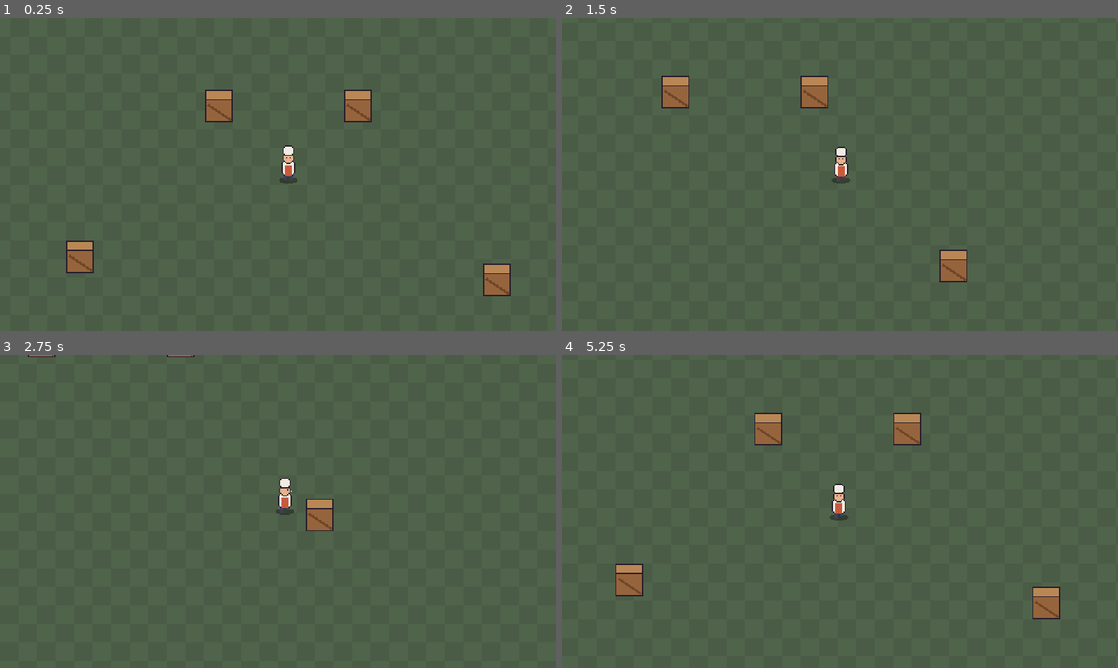
Above: before the commit, frames 1-4 (two rows, left to right).
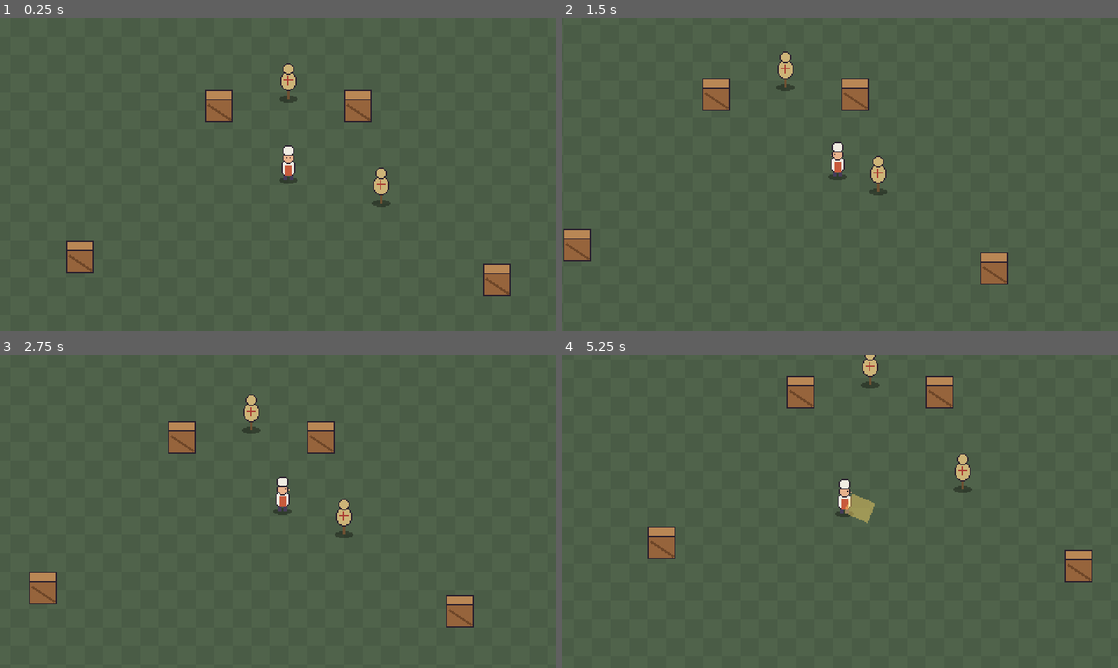
Above: after the commit, the same moments.

Repository: xNeku/cookerlegacy
Game: Godot game, scene res://game/main/main.tscn
Two runs of this game, one before a commit and one after it. Both use one fixed random seed, a clock stepped at 60 frames per second and the inputs below.
Inputs (mouse positions are in pixels of both pictures, inside the frame that each line leads up to):
- Up to frame 1 (0.25 s): no input
- Up to frame 2 (1.5 s): tap Enter at 0.5 s; move the mouse to (962, 158) at 0.52 s; hold D (move_right) 0.53-1.28 s; tap J (attack_light) at 0.6 s; click (962, 158) at 0.67 s; tap Space (jump) at 0.77 s; move the mouse to (728, 190) at 1.27 s; hold S (move_down) from 1.28 s (still down); tap K (attack_heavy) at 1.35 s; click (728, 190) at 1.42 s
- Up to frame 3 (2.75 s): tap Space (jump) at 1.52 s; tap J (attack_light) at 1.55, 2.1 s; move the mouse to (333, 442) at 2.02 s; release S (move_down) at 2.03 s; hold D (move_right) from 2.03 s (still down); click (333, 442) at 2.17 s
- Up to frame 4 (5.25 s): move the mouse to (812, 574) at 2.77 s; release D (move_right) at 2.78 s; hold W (move_up) 2.78-3.53 s; tap L (dash) at 2.85 s; click (812, 574) at 2.92 s; tap Space (jump) at 3.02, 3.77, 4.52 s; tap J (attack_light) at 3.05, 3.6, 4.55, 5.1 s; move the mouse to (1006, 558) at 3.52 s; hold A (move_left) 3.53-5.03 s; click (1006, 558) at 3.67 s; move the mouse to (673, 464) at 4.27 s; tap K (attack_heavy) at 4.35 s; click (673, 464) at 4.42 s; move the mouse to (867, 511) at 5.02 s; hold S (move_down) from 5.03 s (still down); click (867, 511) at 5.17 s

The runs differ from the first frame. In frame 1, 0.5% of the frame differs, in the area x 50-71%, y 14-61%; in frame 2, 4.5%; in frame 3, 3.4%; in frame 4, 5.3%, in the area x 9-96%, y 0-85%.

Commit message:
B-007: combo □ de 4 golpes con hitbox/hurtbox/health, InputMode (mando vs ratón), muñeco de entrenamiento
Co-Authored-By: Claude Opus 5.5 <noreply@anthropic.com>
Claude-Session: https://claude.ai/code/session_019opLeEuLpxTACDT7pgCg4z

Diff:
--- /dev/null
+++ b/game/autoload/input_mode.gd
@@ -0,0 +1,33 @@
+extends Node
+## Autoload "InputMode": sabe si el jugador está usando mando o teclado+ratón,
+## mirando el último input que llega. Cambia solo, en caliente.
+
+signal mode_changed(mode: Mode)
+
+enum Mode { KEYBOARD_MOUSE, GAMEPAD }
+
+## Cuánto hay que mover un stick para que cuente como "usar el mando" (evita drift).
+@export_range(0.0, 1.0) var stick_threshold: float = 0.4
+## Píxeles que hay que mover el ratón para que cuente como "usar el ratón".
+@export var mouse_threshold: float = 3.0
+
+var mode: Mode = Mode.KEYBOARD_MOUSE
+
+
+func is_gamepad() -> bool:
+	return mode == Mode.GAMEPAD
+
+
+func _input(event: InputEvent) -> void:
+	var detected := mode
+	if event is InputEventJoypadButton:
+		detected = Mode.GAMEPAD
+	elif event is InputEventJoypadMotion and absf(event.axis_value) > stick_threshold:
+		detected = Mode.GAMEPAD
+	elif event is InputEventKey or event is InputEventMouseButton:
+		detected = Mode.KEYBOARD_MOUSE
+	elif event is InputEventMouseMotion and event.relative.length() > mouse_threshold:
+		detected = Mode.KEYBOARD_MOUSE
+	if detected != mode:
+		mode = detected
+		mode_changed.emit(mode)
--- /dev/null
+++ b/game/autoload/input_mode.tscn
@@ -0,0 +1,6 @@
+[gd_scene format=3]
+
+[ext_resource type="Script" path="res://game/autoload/input_mode.gd" id="1_im"]
+
+[node name="InputMode" type="Node"]
+script = ExtResource("1_im")
--- /dev/null
+++ b/game/combat/attack_data.gd
@@ -0,0 +1,33 @@
+class_name AttackData
+extends Resource
+## Un golpe. Todos los tiempos en segundos desde que empieza el golpe.
+
+## Animación a reproducir (se le añade _down/_up/_side). Si no existe, usa idle.
+@export var animation: StringName = &"attack_1"
+
+@export_group("Tiempos")
+## Duración total del golpe.
+@export var duration: float = 0.32
+## Cuándo empieza a hacer daño.
+@export var hit_start: float = 0.06
+## Cuándo deja de hacer daño.
+@export var hit_end: float = 0.14
+## Desde cuándo sale el siguiente golpe si ya pulsaste (se puede pulsar antes: se guarda).
+@export var chain_from: float = 0.18
+
+@export_group("Daño")
+@export var damage: float = 10.0
+## Fuerza del empujón al enemigo (px/s).
+@export var knockback: float = 80.0
+
+@export_group("Área")
+## Tamaño del área de golpe (largo hacia delante, ancho).
+@export var hitbox_size: Vector2 = Vector2(22, 18)
+## Distancia del centro del área al cuerpo.
+@export var hitbox_distance: float = 14.0
+
+@export_group("Paso adelante")
+## Velocidad del pasito al pegar (0 = sin paso).
+@export var lunge_speed: float = 120.0
+## Cuánto dura el pasito antes de frenar.
+@export var lunge_time: float = 0.08
--- /dev/null
+++ b/game/combat/combo_data.gd
@@ -0,0 +1,8 @@
+class_name ComboData
+extends Resource
+## Una cadena de golpes (p. ej. el combo □). Cada golpe es un AttackData.
+
+@export var attacks: Array[AttackData] = []
+## Si acabas un golpe sin encadenar, tiempo que tienes para seguir el combo
+## en vez de volver al primer golpe.
+@export var reset_time: float = 0.35
--- /dev/null
+++ b/game/combat/health.gd
@@ -0,0 +1,28 @@
+class_name Health
+extends Node
+## Vida de cualquier cosa que pueda recibir daño.
+
+signal damaged(amount: float, current: float)
+signal died
+
+@export var max_health: float = 100.0
+## Si está activo, recibe daño pero nunca muere (muñecos de prueba).
+@export var immortal: bool = false
+
+var current: float
+
+
+func _ready() -> void:
+	current = max_health
+
+
+func take_damage(amount: float) -> void:
+	if current <= 0.0:
+		return
+	current = maxf(current - amount, 0.0)
+	damaged.emit(amount, current)
+	if current <= 0.0:
+		if immortal:
+			current = max_health
+		else:
+			died.emit()
--- /dev/null
+++ b/game/combat/hitbox.gd
@@ -0,0 +1,45 @@
+class_name Hitbox
+extends Area2D
+## Área que hace daño. La activa quien ataca durante la ventana de golpe.
+## Quien recibe es la Hurtbox (ella detecta a la Hitbox).
+
+## Emitida cuando este golpe impacta en una Hurtbox (para hitstop, sonido...).
+signal hit_landed(hurtbox: Area2D)
+
+## Pinta el área mientras está activa. Útil mientras no hay animación de ataque.
+@export var show_debug_shape: bool = true
+
+var damage: float = 0.0
+var knockback: float = 0.0
+## Dirección del golpe (para el empujón).
+var direction: Vector2 = Vector2.RIGHT
+
+@onready var _shape: CollisionShape2D = %Shape
+@onready var _debug_shape: ColorRect = %DebugShape
+
+
+func _ready() -> void:
+	# Cada instancia necesita su propia forma, porque cambiamos su tamaño por golpe.
+	_shape.shape = _shape.shape.duplicate()
+	set_active(false)
+
+
+## Prepara el área para un golpe en `dir`.
+func configure(size: Vector2, distance: float, dir: Vector2, hit_damage: float, hit_knockback: float) -> void:
+	direction = dir
+	damage = hit_damage
+	knockback = hit_knockback
+	rotation = dir.angle()
+	(_shape.shape as RectangleShape2D).size = size
+	_shape.position = Vector2(distance, 0.0)
+	_debug_shape.size = size
+	_debug_shape.position = _shape.position - size / 2.0
+
+
+func set_active(active: bool) -> void:
+	_shape.set_deferred("disabled", not active)
+	_debug_shape.visible = active and show_debug_shape
+
+
+func is_active() -> bool:
+	return not _shape.disabled
--- /dev/null
+++ b/game/combat/hitbox.tscn
@@ -0,0 +1,25 @@
+[gd_scene format=3]
+
+[ext_resource type="Script" path="res://game/combat/hitbox.gd" id="1_hb"]
+
+[sub_resource type="RectangleShape2D" id="RectangleShape2D_hit"]
+size = Vector2(22, 18)
+
+[node name="Hitbox" type="Area2D"]
+collision_layer = 0
+collision_mask = 0
+monitoring = false
+script = ExtResource("1_hb")
+
+[node name="Shape" type="CollisionShape2D" parent="."]
+unique_name_in_owner = true
+shape = SubResource("RectangleShape2D_hit")
+disabled = true
+
+[node name="DebugShape" type="ColorRect" parent="."]
+unique_name_in_owner = true
+visible = false
+offset_right = 22.0
+offset_bottom = 18.0
+mouse_filter = 2
+color = Color(1, 0.85, 0.4, 0.45)
--- /dev/null
+++ b/game/combat/hurtbox.gd
@@ -0,0 +1,24 @@
+class_name Hurtbox
+extends Area2D
+## Área que recibe golpes. Al entrar una Hitbox activa, aplica daño a `health`
+## y avisa con `hit_received` (para empujón, flash, etc.).
+## La forma se añade como hijo CollisionShape2D en la escena de cada dueño.
+
+signal hit_received(hitbox: Hitbox)
+
+## Vida a la que se resta el daño. Puede quedar vacía si solo interesa la señal.
+@export var health: Health
+
+
+func _ready() -> void:
+	area_entered.connect(_on_area_entered)
+
+
+func _on_area_entered(area: Area2D) -> void:
+	var hitbox := area as Hitbox
+	if hitbox == null:
+		return
+	if health:
+		health.take_damage(hitbox.damage)
+	hit_received.emit(hitbox)
+	hitbox.hit_landed.emit(self)
--- /dev/null
+++ b/game/combat/hurtbox.tscn
@@ -0,0 +1,9 @@
+[gd_scene format=3]
+
+[ext_resource type="Script" path="res://game/combat/hurtbox.gd" id="1_hu"]
+
+[node name="Hurtbox" type="Area2D"]
+collision_layer = 0
+collision_mask = 0
+monitorable = false
+script = ExtResource("1_hu")
--- a/game/levels/arena/arena.tscn
+++ b/game/levels/arena/arena.tscn
@@ -4,6 +4,7 @@
 [ext_resource type="PackedScene" path="res://game/player/player.tscn" id="2_player"]
 [ext_resource type="PackedScene" path="res://game/levels/props/crate.tscn" id="3_crate"]
 [ext_resource type="PackedScene" path="res://game/camera/game_camera.tscn" id="4_cam"]
+[ext_resource type="PackedScene" path="res://game/levels/props/training_dummy.tscn" id="5_dummy"]
 
 [sub_resource type="RectangleShape2D" id="RectangleShape2D_h"]
 size = Vector2(1024, 32)
@@ -60,6 +61,12 @@
 [node name="Crate5" parent="World" instance=ExtResource("3_crate")]
 position = Vector2(200, 160)
 
+[node name="TrainingDummy" parent="World" instance=ExtResource("5_dummy")]
+position = Vector2(480, 230)
+
+[node name="TrainingDummy2" parent="World" instance=ExtResource("5_dummy")]
+position = Vector2(560, 320)
+
 [node name="GameCamera" parent="." node_paths=PackedStringArray("target") instance=ExtResource("4_cam")]
 limit_left = 0
 limit_top = 0
--- /dev/null
+++ b/game/levels/props/training_dummy.gd
@@ -0,0 +1,40 @@
+class_name TrainingDummy
+extends StaticBody2D
+## Muñeco de entrenamiento: recibe golpes, parpadea y enseña el daño y el combo.
+## No muere (Health inmortal). Solo para pruebas en la arena.
+
+## Color del parpadeo al recibir un golpe.
+@export var flash_color: Color = Color(2.0, 2.0, 2.0)
+## Duración del parpadeo en segundos.
+@export var flash_time: float = 0.08
+## Segundos sin recibir golpes para resetear el contador de combo.
+@export var combo_reset_time: float = 1.2
+
+var _hits_in_row: int = 0
+var _damage_in_row: float = 0.0
+
+@onready var _sprite: Sprite2D = %Sprite
+@onready var _hurtbox: Hurtbox = %Hurtbox
+@onready var _label: Label = %InfoLabel
+@onready var _reset_timer: Timer = %ResetTimer
+
+
+func _ready() -> void:
+	_hurtbox.hit_received.connect(_on_hit_received)
+	_reset_timer.timeout.connect(_on_reset_timeout)
+	_label.text = ""
+
+
+func _on_hit_received(hitbox: Hitbox) -> void:
+	_hits_in_row += 1
+	_damage_in_row += hitbox.damage
+	_label.text = "-%d  x%d\n(%d)" % [hitbox.damage, _hits_in_row, _damage_in_row]
+	_reset_timer.start(combo_reset_time)
+	_sprite.modulate = flash_color
+	create_tween().tween_property(_sprite, "modulate", Color.WHITE, flash_time)
+
+
+func _on_reset_timeout() -> void:
+	_hits_in_row = 0
+	_damage_in_row = 0.0
+	_label.text = ""
--- /dev/null
+++ b/game/levels/props/training_dummy.tscn
@@ -0,0 +1,55 @@
+[gd_scene format=3]
+
+[ext_resource type="Script" path="res://game/levels/props/training_dummy.gd" id="1_td"]
+[ext_resource type="Texture2D" path="res://assets/placeholder/dummy_placeholder.png" id="2_tex"]
+[ext_resource type="Texture2D" path="res://assets/placeholder/shadow_placeholder.png" id="3_sh"]
+[ext_resource type="PackedScene" path="res://game/combat/hurtbox.tscn" id="4_hu"]
+[ext_resource type="Script" path="res://game/combat/health.gd" id="5_he"]
+
+[sub_resource type="CircleShape2D" id="CircleShape2D_base"]
+radius = 5.0
+
+[sub_resource type="RectangleShape2D" id="RectangleShape2D_body"]
+size = Vector2(14, 22)
+
+[node name="TrainingDummy" type="StaticBody2D"]
+collision_mask = 0
+script = ExtResource("1_td")
+
+[node name="Shadow" type="Sprite2D" parent="."]
+texture = ExtResource("3_sh")
+
+[node name="Sprite" type="Sprite2D" parent="."]
+unique_name_in_owner = true
+texture = ExtResource("2_tex")
+offset = Vector2(0, -16)
+
+[node name="Collision" type="CollisionShape2D" parent="."]
+position = Vector2(0, -2)
+shape = SubResource("CircleShape2D_base")
+
+[node name="Health" type="Node" parent="."]
+script = ExtResource("5_he")
+immortal = true
+
+[node name="Hurtbox" parent="." node_paths=PackedStringArray("health") instance=ExtResource("4_hu")]
+unique_name_in_owner = true
+collision_mask = 8
+health = NodePath("../Health")
+
+[node name="Shape" type="CollisionShape2D" parent="Hurtbox"]
+position = Vector2(0, -14)
+shape = SubResource("RectangleShape2D_body")
+
+[node name="InfoLabel" type="Label" parent="."]
+unique_name_in_owner = true
+offset_left = -30.0
+offset_top = -58.0
+offset_right = 30.0
+offset_bottom = -34.0
+theme_override_font_sizes/font_size = 8
+horizontal_alignment = 1
+
+[node name="ResetTimer" type="Timer" parent="."]
+unique_name_in_owner = true
+one_shot = true
--- a/game/player/player.gd
+++ b/game/player/player.gd
@@ -16,6 +16,10 @@
 ## Evita que la animación parpadee entre dos direcciones. 0 = sin margen.
 @export_range(0.0, 0.5) var facing_hysteresis: float = 0.15
 
+@export_group("Combate")
+## Combo del ataque básico (□ / clic izquierdo). En Fase 4 vendrá del arma equipada.
+@export var light_combo: ComboData
+
 @export_group("Animación")
 ## La animación de andar va más rápida o lenta según la velocidad real (útil con stick a medias).
 @export var scale_walk_with_speed: bool = true
@@ -25,8 +29,14 @@
 ## Dirección cardinal a la que mira: DOWN, UP, LEFT o RIGHT.
 var facing: Vector2 = Vector2.DOWN
 
+## Golpe del combo en el que vamos (-1 = ninguno).
+var _combo_step: int = -1
+## Momento (en segundos de juego) en que se pierde el combo si no se sigue.
+var _combo_expires_at: float = 0.0
+
 @onready var sprite: AnimatedSprite2D = %Sprite
 @onready var state_machine: StateMachine = %StateMachine
+@onready var hitbox: Hitbox = %Hitbox
 
 
 ## Vector del stick/WASD. Longitud 0..1 (analógico real; en teclado la diagonal se normaliza).
@@ -64,13 +74,54 @@
 		facing = Vector2(0.0, signf(direction.y))
 
 
+## Dirección del ataque. Con ratón: hacia el cursor. Con mando: hacia el stick,
+## o hacia donde mira si el stick está suelto. InputMode decide cuál se usa.
+func get_attack_direction() -> Vector2:
+	if InputMode.is_gamepad():
+		var stick := get_move_input()
+		return stick.normalized() if not stick.is_zero_approx() else facing
+	var to_mouse := get_global_mouse_position() - hitbox.global_position
+	return to_mouse.normalized() if not to_mouse.is_zero_approx() else facing
+
+
+## Devuelve qué golpe del combo toca ahora y avanza el contador.
+func next_combo_step() -> int:
+	var now := _now()
+	var continuing := _combo_step >= 0 and (now <= _combo_expires_at or _combo_expires_at < 0.0)
+	_combo_step = _combo_step + 1 if continuing else 0
+	if _combo_step >= light_combo.attacks.size():
+		_combo_step = 0
+	_combo_expires_at = -1.0  # mientras se ataca, el combo no caduca
+	return _combo_step
+
+
+func has_next_combo_step() -> bool:
+	return _combo_step + 1 < light_combo.attacks.size()
+
+
+## Al acabar un golpe sin encadenar: abre la ventana para seguir el combo,
+## salvo que fuera el último golpe (entonces vuelve a empezar).
+func finish_attack() -> void:
+	if has_next_combo_step():
+		_combo_expires_at = _now() + light_combo.reset_time
+	else:
+		_combo_step = -1
+
+
 ## Reproduce "<base>_down/up/side" según `facing`. El lado izquierdo es el derecho en espejo.
-func play_animation(base: String) -> void:
+## Si esa animación no existe todavía (falta arte), usa `fallback`.
+func play_animation(base: String, fallback: String = "") -> void:
 	var suffix := "side" if facing.x != 0.0 else ("up" if facing.y < 0.0 else "down")
 	sprite.flip_h = facing.x < 0.0
 	var anim := base + "_" + suffix
+	if not sprite.sprite_frames.has_animation(anim) and fallback != "":
+		anim = fallback + "_" + suffix
 	if sprite.animation != anim:
 		sprite.play(anim)
+
+
+func _now() -> float:
+	return Time.get_ticks_msec() / 1000.0
 
 
 ## Ajusta la velocidad de la animación de andar a lo rápido que se mueve.
--- a/game/player/player.tscn
+++ b/game/player/player.tscn
@@ -6,6 +6,9 @@
 [ext_resource type="Script" path="res://game/core/state_machine.gd" id="4_sm"]
 [ext_resource type="Script" path="res://game/player/states/idle.gd" id="5_idle"]
 [ext_resource type="Script" path="res://game/player/states/move.gd" id="6_move"]
+[ext_resource type="Script" path="res://game/player/states/attack.gd" id="7_attack"]
+[ext_resource type="PackedScene" path="res://game/combat/hitbox.tscn" id="8_hitbox"]
+[ext_resource type="Resource" path="res://game/weapons/spatula/spatula_light_combo.tres" id="9_combo"]
 
 [sub_resource type="CircleShape2D" id="CircleShape2D_feet"]
 radius = 5.0
@@ -15,6 +18,7 @@
 collision_mask = 5
 motion_mode = 1
 script = ExtResource("1_player")
+light_combo = ExtResource("9_combo")
 
 [node name="Shadow" type="Sprite2D" parent="."]
 texture = ExtResource("2_shadow")
@@ -30,6 +34,11 @@
 position = Vector2(0, -2)
 shape = SubResource("CircleShape2D_feet")
 
+[node name="Hitbox" parent="." instance=ExtResource("8_hitbox")]
+unique_name_in_owner = true
+position = Vector2(0, -10)
+collision_layer = 8
+
 [node name="StateMachine" type="Node" parent="." node_paths=PackedStringArray("initial_state")]
 unique_name_in_owner = true
 script = ExtResource("4_sm")
@@ -40,3 +49,6 @@
 
 [node name="Move" type="Node" parent="StateMachine"]
 script = ExtResource("6_move")
+
+[node name="Attack" type="Node" parent="StateMachine"]
+script = ExtResource("7_attack")
--- /dev/null
+++ b/game/player/states/attack.gd
@@ -0,0 +1,49 @@
+extends PlayerState
+## Combo □. Encadena golpes del ComboData del Player si se pulsa a tiempo.
+## Pulsar antes de `chain_from` se guarda y el siguiente golpe sale justo al llegar.
+
+var _attack: AttackData
+var _time: float = 0.0
+var _buffered: bool = false
+
+
+func enter(_previous: State) -> void:
+	_begin(player.next_combo_step())
+
+
+func exit() -> void:
+	player.hitbox.set_active(false)
+
+
+func physics_update(delta: float) -> void:
+	_time += delta
+	if Input.is_action_just_pressed("attack_light"):
+		_buffered = true
+
+	player.hitbox.set_active(_time >= _attack.hit_start and _time < _attack.hit_end)
+
+	if _time >= _attack.lunge_time:
+		player.apply_friction(delta)
+	player.move_and_slide()
+
+	if _buffered and _time >= _attack.chain_from and player.has_next_combo_step():
+		_begin(player.next_combo_step())
+		return
+
+	if _time >= _attack.duration:
+		player.finish_attack()
+		var moving := not player.get_move_input().is_zero_approx()
+		machine.change_to(&"Move" if moving else &"Idle")
+
+
+func _begin(step: int) -> void:
+	_attack = player.light_combo.attacks[step]
+	_time = 0.0
+	_buffered = false
+	var dir := player.get_attack_direction()
+	player.update_facing(dir)
+	player.sprite.speed_scale = 1.0
+	player.play_animation(_attack.animation, "idle")
+	player.hitbox.set_active(false)
+	player.hitbox.configure(_attack.hitbox_size, _attack.hitbox_distance, dir, _attack.damage, _attack.knockback)
+	player.velocity = dir * _attack.lunge_speed
--- a/game/player/states/idle.gd
+++ b/game/player/states/idle.gd
@@ -8,6 +8,9 @@
 
 
 func physics_update(delta: float) -> void:
+	if Input.is_action_just_pressed("attack_light"):
+		machine.change_to(&"Attack")
+		return
 	if not player.get_move_input().is_zero_approx():
 		machine.change_to(&"Move")
 		return
--- a/game/player/states/move.gd
+++ b/game/player/states/move.gd
@@ -3,6 +3,9 @@
 
 
 func physics_update(delta: float) -> void:
+	if Input.is_action_just_pressed("attack_light"):
+		machine.change_to(&"Attack")
+		return
 	var input := player.get_move_input()
 	if input.is_zero_approx():
 		machine.change_to(&"Idle")
--- /dev/null
+++ b/game/weapons/spatula/spatula_light_combo.tres
@@ -0,0 +1,51 @@
+[gd_resource type="Resource" script_class="ComboData" format=3]
+
+[ext_resource type="Script" path="res://game/combat/attack_data.gd" id="1_a6h4c"]
+[ext_resource type="Script" path="res://game/combat/combo_data.gd" id="2_ukdw2"]
+
+[sub_resource type="Resource" id="Resource_n1q5f"]
+script = ExtResource("1_a6h4c")
+duration = 0.3
+hit_end = 0.13
+chain_from = 0.16
+knockback = 60.0
+lunge_speed = 110.0
+lunge_time = 0.07
+
+[sub_resource type="Resource" id="Resource_1d2p2"]
+script = ExtResource("1_a6h4c")
+animation = &"attack_2"
+duration = 0.3
+hit_end = 0.13
+chain_from = 0.16
+knockback = 60.0
+lunge_speed = 110.0
+lunge_time = 0.07
+
+[sub_resource type="Resource" id="Resource_rc3nb"]
+script = ExtResource("1_a6h4c")
+animation = &"attack_3"
+hit_start = 0.07
+hit_end = 0.15
+damage = 12.0
+hitbox_size = Vector2(24, 22)
+hitbox_distance = 15.0
+lunge_speed = 130.0
+
+[sub_resource type="Resource" id="Resource_vymmo"]
+script = ExtResource("1_a6h4c")
+animation = &"attack_4"
+duration = 0.48
+hit_start = 0.12
+hit_end = 0.22
+chain_from = 0.48
+damage = 22.0
+knockback = 220.0
+hitbox_size = Vector2(30, 28)
+hitbox_distance = 17.0
+lunge_speed = 190.0
+lunge_time = 0.11
+
+[resource]
+script = ExtResource("2_ukdw2")
+attacks = Array[ExtResource("1_a6h4c")]([SubResource("Resource_n1q5f"), SubResource("Resource_1d2p2"), SubResource("Resource_rc3nb"), SubResource("Resource_vymmo")])
--- a/project.godot
+++ b/project.godot
@@ -14,6 +14,10 @@
 run/main_scene="res://game/main/main.tscn"
 config/features=PackedStringArray("4.7", "Forward Plus")
 config/icon="res://icon.svg"
+
+[autoload]
+
+InputMode="*res://game/autoload/input_mode.tscn"
 
 [display]
 
Binary file added: assets/placeholder/dummy_placeholder.png
Not shown, added: assets/placeholder/dummy_placeholder.png.import
Not shown, added: game/autoload/input_mode.gd.uid
Not shown, added: game/combat/attack_data.gd.uid
Not shown, added: game/combat/combo_data.gd.uid
Not shown, added: game/combat/health.gd.uid
Not shown, added: game/combat/hitbox.gd.uid
Not shown, added: game/combat/hurtbox.gd.uid
Not shown, added: game/levels/props/training_dummy.gd.uid
Not shown, added: game/player/states/attack.gd.uid
Not shown, removed: game/autoload/.gitkeep
Not shown, removed: game/combat/.gitkeep
(and 1 more such lines)
